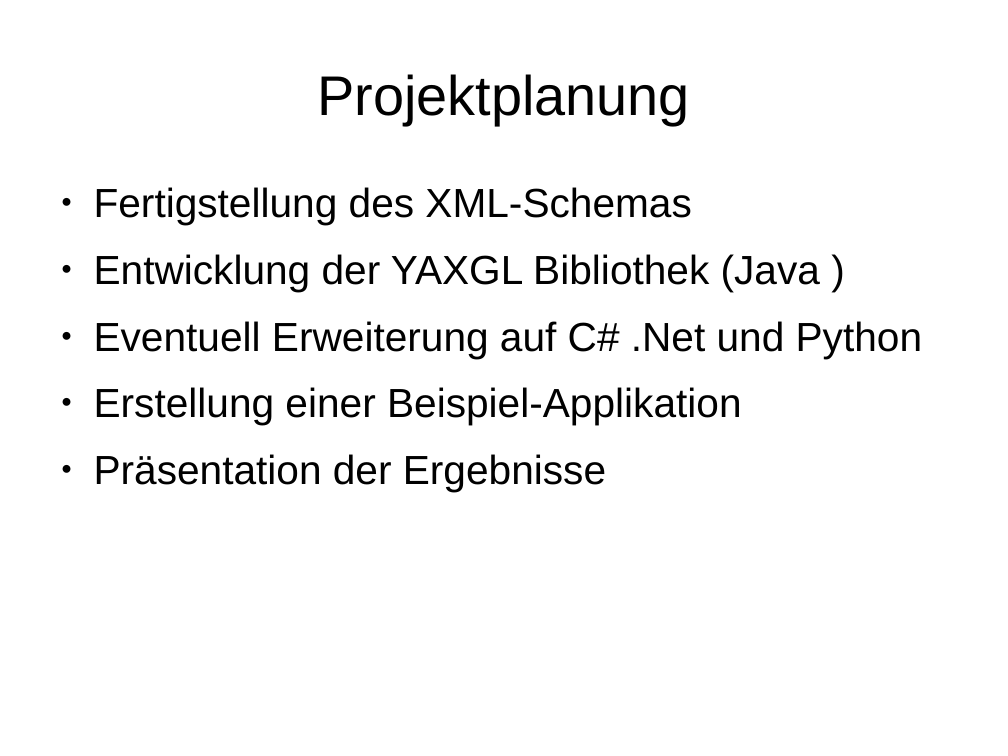
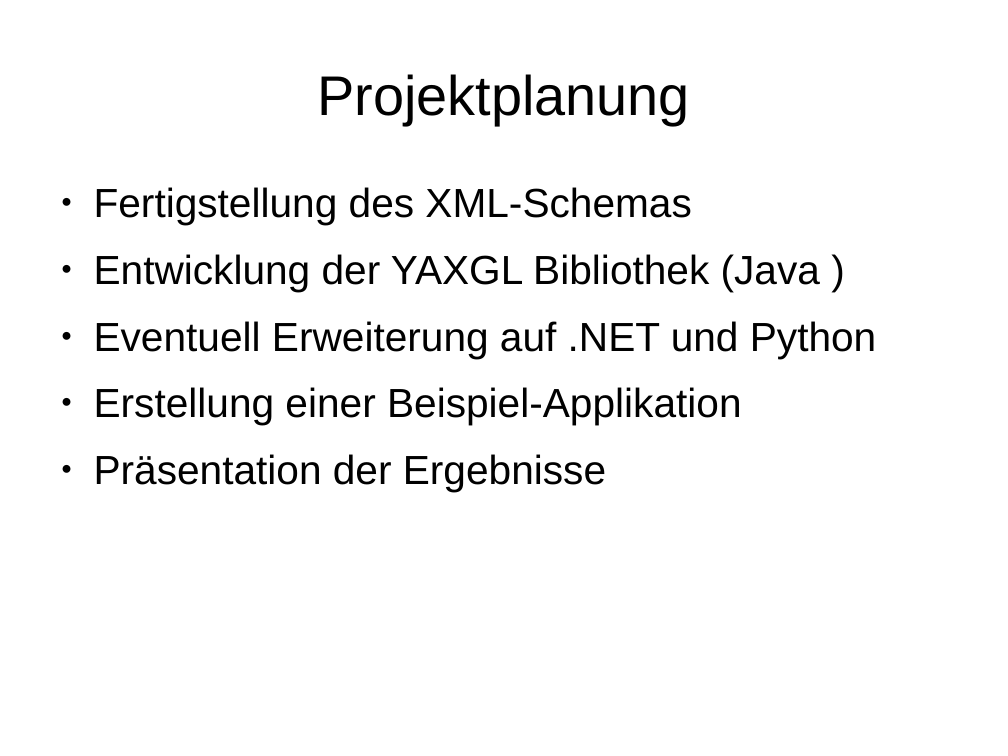
Before and after one commit to hheimbuerger/yaxgl, a slide deck: slide 28 of documents/Praesentationen/Praesentation XML-GUI.odp (slide 25 before the commit). Drawn at 1008x756 pixels with LibreOffice and Linux fonts; fonts in the diff are those of the drawing; background and template pictures are left out. Boxes give left, top, right and bottom in pixels: in the first picture for what was removed or moved away, otherwise in the second. Text is boxed around its words. In the diff, an @@ line names an element or a change of style, - is before the commit and + after.

```diff
--- a/documents/Praesentationen/Praesentation XML-GUI.odp
+++ b/documents/Praesentationen/Praesentation XML-GUI.odp
@@ text at [94,321,876,358]: text changed @@
-● Eventuell Erweiterung auf C# .Net und Python
+● Eventuell Erweiterung auf .NET und Python
```
Also in this commit, not shown: 4 other slides changed, 3 slides added.
